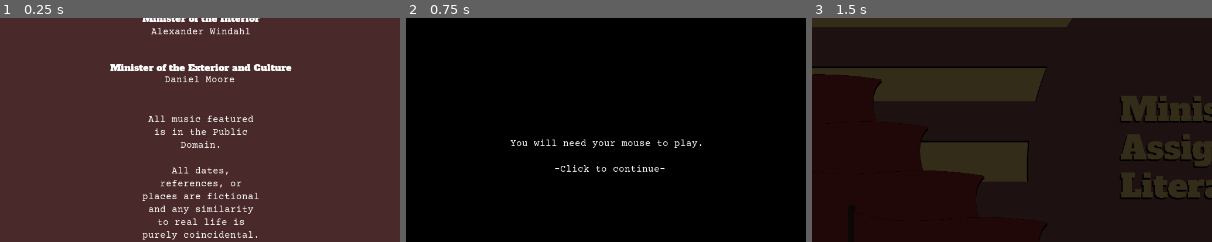
Above: before the commit, frames 1-3 (left to right).
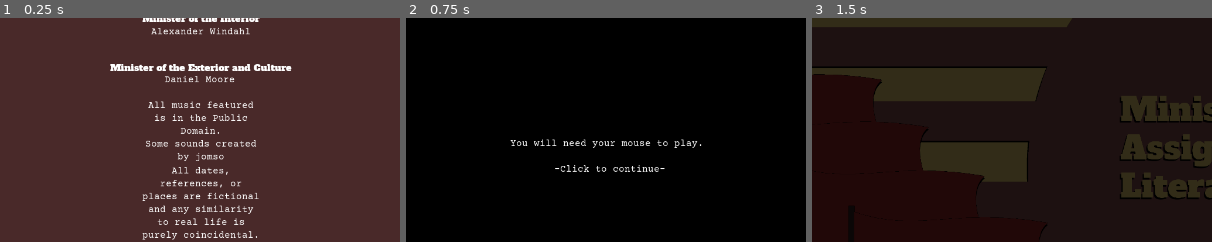
Above: after the commit, the same moments.

Repository: awindahl/gwj-27
Game: Godot game, scene res://Credits.tscn
Two runs of this game, one before a commit and one after it. Both use one fixed random seed, a clock stepped at 60 frames per second and the inputs below. This scene is started directly instead of the project's main scene.
Inputs:
- Up to frame 1 (0.25 s): no input
- Up to frame 2 (0.75 s): click "Back" at 0.5 s
- Up to frame 3 (1.5 s): click "Credits" at 1.25 s
The pictures show only the part of the screen within x 25-75%, y 19-69%; the shares and areas given below are measured in that part.

The runs differ from the first frame. In frame 1, 1.7% of the frame differs, in the area x 36-64%, y 37-64%; in frame 2, nothing differs; in frame 3, nothing differs.

Commit message:
added sounds

Diff:
--- a/Credits.tscn
+++ b/Credits.tscn
@@ -130,8 +130,10 @@
 custom_styles/disabled = SubResource( 6 )
 custom_styles/normal = SubResource( 7 )
 custom_fonts/font = SubResource( 8 )
-custom_colors/font_color_disabled = Color( 0, 0, 0, 1 )
+custom_colors/font_color_disabled = Color( 0.909804, 0.807843, 0.431373, 1 )
 custom_colors/font_color = Color( 0.909804, 0.807843, 0.431373, 1 )
+custom_colors/font_color_hover = Color( 0.909804, 0.807843, 0.431373, 1 )
+custom_colors/font_color_pressed = Color( 0.909804, 0.807843, 0.431373, 1 )
 text = "Back"
 __meta__ = {
 "_edit_use_anchors_": false
@@ -160,11 +162,12 @@
 anchor_right = 0.5
 anchor_bottom = 0.5
 margin_left = -103.0
-margin_top = -72.0
+margin_top = -96.0
 margin_right = 104.0
-margin_bottom = 8.0
+margin_bottom = 11.0
 custom_fonts/font = SubResource( 9 )
-text = "All music featured is in the Public Domain."
+text = "All music featured is in the Public Domain.
+Some sounds created by jomso"
 align = 1
 autowrap = true
 __meta__ = {
--- a/OfficeTools/BadStamp.tscn
+++ b/OfficeTools/BadStamp.tscn
@@ -1,7 +1,8 @@
-[gd_scene load_steps=5 format=2]
+[gd_scene load_steps=6 format=2]
 
 [ext_resource path="res://Scripts/BadStamp.gd" type="Script" id=1]
 [ext_resource path="res://Assets/Stamp.png" type="Texture" id=2]
+[ext_resource path="res://Assets/stamp_sound.wav" type="AudioStream" id=3]
 
 [sub_resource type="RectangleShape2D" id=1]
 extents = Vector2( 8.02919, 4.25931 )
@@ -80,4 +81,7 @@
 __meta__ = {
 "_edit_use_anchors_": false
 }
+
+[node name="Sound" type="AudioStreamPlayer" parent="."]
+stream = ExtResource( 3 )
 [connection signal="pressed" from="Button" to="." method="_on_Button_pressed"]
--- a/OfficeTools/Book1.tscn
+++ b/OfficeTools/Book1.tscn
@@ -1,9 +1,10 @@
-[gd_scene load_steps=11 format=2]
+[gd_scene load_steps=12 format=2]
 
 [ext_resource path="res://Scripts/Book1.gd" type="Script" id=1]
 [ext_resource path="res://Assets/BookSmall.png" type="Texture" id=2]
 [ext_resource path="res://Assets/CourierPrime-Regular.ttf" type="DynamicFontData" id=3]
 [ext_resource path="res://Assets/pocket.png" type="Texture" id=4]
+[ext_resource path="res://Assets/open_book.wav" type="AudioStream" id=5]
 
 [sub_resource type="RectangleShape2D" id=1]
 extents = Vector2( 110, 150 )
@@ -121,5 +122,10 @@
 __meta__ = {
 "_edit_use_anchors_": false
 }
+
+[node name="Open" type="AudioStreamPlayer" parent="."]
+stream = ExtResource( 5 )
+
+[node name="Sound" type="AudioStreamPlayer" parent="."]
 [connection signal="button_down" from="Button" to="." method="_on_Button_button_down"]
 [connection signal="button_up" from="Button" to="." method="_on_Button_button_up"]
--- a/OfficeTools/CoffeeCup.tscn
+++ b/OfficeTools/CoffeeCup.tscn
@@ -1,8 +1,9 @@
-[gd_scene load_steps=7 format=2]
+[gd_scene load_steps=8 format=2]
 
 [ext_resource path="res://Scripts/CoffeeCup.gd" type="Script" id=1]
 [ext_resource path="res://Assets/smoke_09.png" type="Texture" id=2]
 [ext_resource path="res://Assets/mug.png" type="Texture" id=3]
+[ext_resource path="res://Assets/cup_sound.wav" type="AudioStream" id=4]
 
 [sub_resource type="RectangleShape2D" id=1]
 extents = Vector2( 74.0869, 69.9098 )
@@ -48,9 +49,12 @@
 position = Vector2( 63, -1071 )
 
 [node name="CollisionShape2D" type="CollisionShape2D" parent="StampArea"]
-shape = SubResource( 4 )
+shape = SubResource( 3 )
 
 [node name="Timer" type="Timer" parent="."]
 wait_time = 3.0
 one_shot = true
+
+[node name="Sound" type="AudioStreamPlayer" parent="."]
+stream = ExtResource( 4 )
 [connection signal="timeout" from="Timer" to="." method="_on_Timer_timeout"]
--- a/OfficeTools/GoodStamp.tscn
+++ b/OfficeTools/GoodStamp.tscn
@@ -1,7 +1,8 @@
-[gd_scene load_steps=5 format=2]
+[gd_scene load_steps=6 format=2]
 
 [ext_resource path="res://Scripts/GoodStamp.gd" type="Script" id=1]
 [ext_resource path="res://Assets/Stamp.png" type="Texture" id=2]
+[ext_resource path="res://Assets/stamp_sound.wav" type="AudioStream" id=3]
 
 [sub_resource type="RectangleShape2D" id=1]
 extents = Vector2( 8.02919, 4.25931 )
@@ -80,4 +81,7 @@
 __meta__ = {
 "_edit_use_anchors_": false
 }
+
+[node name="Sound" type="AudioStreamPlayer" parent="."]
+stream = ExtResource( 3 )
 [connection signal="pressed" from="Button" to="." method="_on_Button_pressed"]
--- a/OfficeTools/Paper1.tscn
+++ b/OfficeTools/Paper1.tscn
@@ -1,8 +1,10 @@
-[gd_scene load_steps=7 format=2]
+[gd_scene load_steps=9 format=2]
 
 [ext_resource path="res://Scripts/Paper.gd" type="Script" id=1]
 [ext_resource path="res://Assets/Stationary MKIII.png" type="Texture" id=2]
 [ext_resource path="res://Assets/CourierPrime-Regular.ttf" type="DynamicFontData" id=3]
+[ext_resource path="res://Assets/pickup_paper.wav" type="AudioStream" id=4]
+[ext_resource path="res://Assets/rule_sound.wav" type="AudioStream" id=5]
 
 [sub_resource type="DynamicFont" id=1]
 size = 12
@@ -71,3 +73,9 @@
 
 [node name="CollisionShape2D" type="CollisionShape2D" parent="Drop"]
 shape = SubResource( 3 )
+
+[node name="Sound" type="AudioStreamPlayer" parent="."]
+stream = ExtResource( 4 )
+
+[node name="Spawn" type="AudioStreamPlayer" parent="."]
+stream = ExtResource( 5 )
--- a/OfficeTools/Rules.tscn
+++ b/OfficeTools/Rules.tscn
@@ -1,8 +1,10 @@
-[gd_scene load_steps=6 format=2]
+[gd_scene load_steps=8 format=2]
 
 [ext_resource path="res://Scripts/Rules.gd" type="Script" id=1]
 [ext_resource path="res://Assets/Note.png" type="Texture" id=2]
 [ext_resource path="res://Assets/CourierPrime-Regular.ttf" type="DynamicFontData" id=3]
+[ext_resource path="res://Assets/rule_sound.wav" type="AudioStream" id=4]
+[ext_resource path="res://Assets/pickup_paper.wav" type="AudioStream" id=5]
 
 [sub_resource type="RectangleShape2D" id=1]
 extents = Vector2( 125.309, 83.902 )
@@ -61,3 +63,9 @@
 __meta__ = {
 "_edit_use_anchors_": false
 }
+
+[node name="Sound" type="AudioStreamPlayer" parent="."]
+stream = ExtResource( 5 )
+
+[node name="Spawn" type="AudioStreamPlayer" parent="."]
+stream = ExtResource( 4 )
--- a/OfficeTools/StampBar.tscn
+++ b/OfficeTools/StampBar.tscn
@@ -1,8 +1,9 @@
-[gd_scene load_steps=7 format=2]
+[gd_scene load_steps=8 format=2]
 
 [ext_resource path="res://OfficeTools/GoodStamp.tscn" type="PackedScene" id=1]
 [ext_resource path="res://OfficeTools/BadStamp.tscn" type="PackedScene" id=2]
 [ext_resource path="res://Assets/StampBar.png" type="Texture" id=3]
+[ext_resource path="res://Assets/stamp_bar_sound.wav" type="AudioStream" id=4]
 [ext_resource path="res://Scripts/StampBar.gd" type="Script" id=5]
 
 [sub_resource type="StyleBoxEmpty" id=1]
@@ -53,4 +54,7 @@
 
 [node name="AnimationPlayer" type="AnimationPlayer" parent="."]
 anims/Slide = SubResource( 2 )
+
+[node name="Sound" type="AudioStreamPlayer" parent="."]
+stream = ExtResource( 4 )
 [connection signal="pressed" from="Button" to="." method="_on_Button_pressed"]
--- a/Scripts/BadStamp.gd
+++ b/Scripts/BadStamp.gd
@@ -56,4 +56,5 @@
 
 
 func _on_Button_pressed():
+	$Sound.play()
 	$AnimationPlayer.play("Stamp")
--- a/Scripts/Book1.gd
+++ b/Scripts/Book1.gd
@@ -65,6 +65,7 @@
 func _on_Button_button_up():
 	if closed_pos == position and status == -1 and get_parent().get_parent().selected == self:
 		$Sprite.texture = open_sprite
+		$Open.play()
 		$CollisionShape2D.get_shape().extents.x = 220
 		$Button.rect_position.x = -220
 		$Button.rect_size.x = 440
@@ -77,6 +78,7 @@
 
 	elif closed_pos == position and status == 1 and get_parent().get_parent().selected == self:
 		$Sprite.texture = closed_sprite
+		$Open.play()
 		$CollisionShape2D.get_shape().extents.x = 110
 		$Button.rect_position.x = -110
 		$Button.rect_size.x = 220
--- a/Scripts/CoffeeCup.gd
+++ b/Scripts/CoffeeCup.gd
@@ -4,6 +4,7 @@
 var stain = preload ("res://OfficeTools/Stain.tscn")
 var attributes = []
 var moving = false
+var sound = preload("res://Assets/cup_sound.wav")
 
 func _input(event):
 	if event is InputEventMouseMotion:
@@ -15,6 +16,10 @@
 	if Input.is_action_just_released("click") and get_parent().get_parent().selected == self:
 		$Timer.start()
 		moving = false
+		$Sound.stream = sound
+		$Sound.play()
+	elif not $Sound.playing:
+		$Sound.stream = null
 
 func _stamp():
 	var stamped_doc = get_top_doc()
--- a/Scripts/GoodStamp.gd
+++ b/Scripts/GoodStamp.gd
@@ -55,4 +55,5 @@
 
 
 func _on_Button_pressed():
+	$Sound.play()
 	$AnimationPlayer.play("Stamp")
--- a/Scripts/InTray.gd
+++ b/Scripts/InTray.gd
@@ -362,6 +362,24 @@
 				new_list.position.x -= 100
 				$RequestTimer.start(5)
 				sent_out += 1
+			14:
+				var new_list = rule_list.instance()
+
+				var new_rules = _randomize_rule()
+				new_list.rules += new_rules
+				get_parent().rules += new_rules
+
+				var new_rules2 = _randomize_rule()
+				new_list.rules += new_rules2
+				get_parent().rules += new_rules2
+
+				get_parent().get_node("Papers, Please/YSort").add_child(new_list)
+
+				new_list.position = position
+				new_list.position.y -= 400
+				new_list.position.x -= 100
+				$RequestTimer.start(10)
+				sent_out += 1
 
 func _on_RequestTimer_timeout():
 
@@ -462,5 +480,43 @@
 				new_request.position = position
 				new_request.position.y -= 400
 				new_request.position.x -= 100
-				$RulesTimer.start(15)
-				sent_out += 1
+				$RulesTimer.start(10)
+				sent_out += 1
+			15:
+				get_parent().total += 1
+				random_request = _randomize_request()
+				var new_book = book.instance()
+				var new_request = request.instance()
+				num_request += 1
+				new_book.ordered_num = num_request
+				new_request.ordered_num = num_request
+				new_request.info = random_request
+				new_book.attributes = random_request
+				get_parent().get_node("Papers, Please/YSort").add_child(new_book)
+				new_book.position = position
+				new_book.position.y -= 500
+				get_parent().get_node("Papers, Please/YSort").add_child(new_request)
+				new_request.position = position
+				new_request.position.y -= 400
+				new_request.position.x -= 100
+				$RequestTimer.start(15)
+				sent_out += 1
+			16:
+				get_parent().total += 1
+				random_request = _randomize_request()
+				var new_book = book.instance()
+				var new_request = request.instance()
+				num_request += 1
+				new_book.ordered_num = num_request
+				new_request.ordered_num = num_request
+				new_request.info = random_request
+				new_book.attributes = random_request
+				get_parent().get_node("Papers, Please/YSort").add_child(new_book)
+				new_book.position = position
+				new_book.position.y -= 500
+				get_parent().get_node("Papers, Please/YSort").add_child(new_request)
+				new_request.position = position
+				new_request.position.y -= 400
+				new_request.position.x -= 100
+				$RequestTimer.start(15)
+				sent_out += 1
--- a/Scripts/OutTray.gd
+++ b/Scripts/OutTray.gd
@@ -1,12 +1,14 @@
 extends Node2D
 
-var send_away = false
+var send_away = true
 
 func _process(delta):
+
 	for area in $Area2D.get_overlapping_areas():
-		if Input.is_action_just_released("click"):
+		if Input.is_action_just_released("click") and send_away:
 			if area.get_parent().attributes != []:
 				if area.get_parent().approved != "":
+					area.get_parent().get_node("Sprite/Stamps/Pocket/TextureRect/Paper1/Spawn").play()
 					area.get_parent().going_out = true
 					get_parent()._rule_parse(area.get_parent())
 					get_parent().get_node("InTray").tutorial_request = true
--- a/Scripts/Paper.gd
+++ b/Scripts/Paper.gd
@@ -19,6 +19,7 @@
 func _process(delta):
 	if $CollisionShape2D.disabled and not going_out:
 		position.y += 3
+		$Spawn.play()
 
 	if position.y > 40 and not in_book:
 		$CollisionShape2D.disabled = false
--- a/Scripts/Papers, Please.gd
+++ b/Scripts/Papers, Please.gd
@@ -12,6 +12,7 @@
 				selected = select_piece()
 				if get_tree().get_nodes_in_group("dragged").empty() and selected != null and not get_parent().is_holding:
 					selected.add_to_group("dragged")
+					selected.get_node_or_null("Sound").play()
 					can_grab = true
 					ev_pos = selected.position - get_global_mouse_position()
 		elif can_grab and selected != null:
--- a/Scripts/Radio.gd
+++ b/Scripts/Radio.gd
@@ -7,6 +7,7 @@
 
 func _on_RightButton_pressed():
 	randomize()
+	$Button.play()
 	if get_parent().get_node("Papers, Please").selected == null:
 
 		var rand = randi()%4 + 1
@@ -26,3 +27,4 @@
 func _on_LeftButton_pressed():
 	if get_parent().get_node("Papers, Please").selected == null:
 		$Radio.stream = null
+		$Button.play()
--- a/Scripts/Rules.gd
+++ b/Scripts/Rules.gd
@@ -15,6 +15,7 @@
 func _process(delta):
 	if $CollisionShape2D.disabled:
 		position.y += 3
+		$Spawn.play()
 
 	if position.y > 40:
 		$CollisionShape2D.disabled = false
--- a/Scripts/StampBar.gd
+++ b/Scripts/StampBar.gd
@@ -3,6 +3,8 @@
 var is_out = false
 
 func _on_Button_pressed():
+	$Sound.play()
+
 	if not is_out:
 		$AnimationPlayer.play("Slide")
 		is_out = true
--- a/Scripts/TestBench.gd
+++ b/Scripts/TestBench.gd
@@ -19,6 +19,8 @@
 
 func _rule_parse(object):
 
+	$OutTray.send_away = false
+
 	did_fuckup = false
 	no_fuckup = true
 
@@ -29,15 +31,17 @@
 			for rule in rules:
 				for attr in object.attributes:
 					if attr == rule and not did_fuckup:
-						print("You fucked up")
-						did_fuckup = true
-						fails += 1
 						did_good = false
 
 
 			if did_good:
 				print ("you did good")
 				successes += 1
+				$OutTray.send_away = true
+			else:
+				print("You fucked up")
+				fails += 1
+				$OutTray.send_away = true
 
 
 		elif object.approved == "Denied":
@@ -45,14 +49,16 @@
 			for rule in rules:
 				for attr in object.attributes:
 					if attr == rule and no_fuckup:
-						no_fuckup = false
-						print("You did good")
-						successes += 1
 						did_bad = false
 
 			if did_bad:
 				print("you did bad")
 				fails += 1
+				$OutTray.send_away = true
+			else:
+				print ("You did good")
+				successes += 1
+				$OutTray.send_away = true
 	else:
 		print("wrong request")
 		fails += 1
--- a/TestBench.tscn
+++ b/TestBench.tscn
@@ -26,6 +26,8 @@
 [ext_resource path="res://Assets/Button.png" type="Texture" id=24]
 [ext_resource path="res://Assets/Pushed.png" type="Texture" id=25]
 [ext_resource path="res://Assets/Hover.png" type="Texture" id=26]
+[ext_resource path="res://Assets/pickup_paper.wav" type="AudioStream" id=27]
+[ext_resource path="res://Assets/radio_button.wav" type="AudioStream" id=28]
 
 [sub_resource type="StyleBoxEmpty" id=1]
 
@@ -303,6 +305,9 @@
 
 [node name="Radio" type="AudioStreamPlayer" parent="Radio"]
 
+[node name="Button" type="AudioStreamPlayer" parent="Radio"]
+stream = ExtResource( 28 )
+
 [node name="OutTray" type="Node2D" parent="."]
 position = Vector2( 155, 107 )
 script = ExtResource( 7 )
@@ -380,6 +385,9 @@
 [node name="CollisionShape2D" type="CollisionShape2D" parent="Papers, Please/YSort/Map"]
 position = Vector2( 269, 254 )
 shape = SubResource( 4 )
+
+[node name="Sound" type="AudioStreamPlayer" parent="Papers, Please/YSort/Map"]
+stream = ExtResource( 27 )
 
 [node name="NewsPaper" type="Area2D" parent="Papers, Please/YSort" groups=[
 "Documents",
@@ -484,6 +492,9 @@
 position = Vector2( 137, 251 )
 shape = SubResource( 9 )
 
+[node name="Sound" type="AudioStreamPlayer" parent="Papers, Please/YSort/NewsPaper"]
+stream = ExtResource( 27 )
+
 [node name="Desk" type="Area2D" parent="Papers, Please" groups=[
 "Stampable",
 ]]
--- a/Title.tscn
+++ b/Title.tscn
@@ -190,8 +190,10 @@
 custom_styles/disabled = SubResource( 4 )
 custom_styles/normal = SubResource( 5 )
 custom_fonts/font = SubResource( 6 )
+custom_colors/font_color_disabled = Color( 0.909804, 0.807843, 0.431373, 1 )
 custom_colors/font_color = Color( 0.909804, 0.807843, 0.431373, 1 )
-custom_colors/font_color_hover = Color( 0, 0, 0, 1 )
+custom_colors/font_color_hover = Color( 0.909804, 0.807843, 0.431373, 1 )
+custom_colors/font_color_pressed = Color( 0.909804, 0.807843, 0.431373, 1 )
 text = "Credits"
 __meta__ = {
 "_edit_use_anchors_": false
Not shown, added: Assets/cup_sound.wav.import
Not shown, added: Assets/get_book.wav.import
Not shown, added: Assets/open_book.wav.import
Not shown, added: Assets/pickup_paper.wav.import
Not shown, added: Assets/radio_button.wav.import
Not shown, added: Assets/rule_sound.wav.import
Not shown, added: Assets/stamp_bar_sound.wav.import
Not shown, added: Assets/stamp_sound.wav.import
Not shown: 1 places in OfficeTools/CoffeeCup.tscn that only renumber resources
Not shown: 4 places in TestBench.tscn that only renumber resources
Not shown: 3 places in Title.tscn that only renumber resources
Not shown, added: Assets/cup_sound.wav
(and 7 more such lines)
